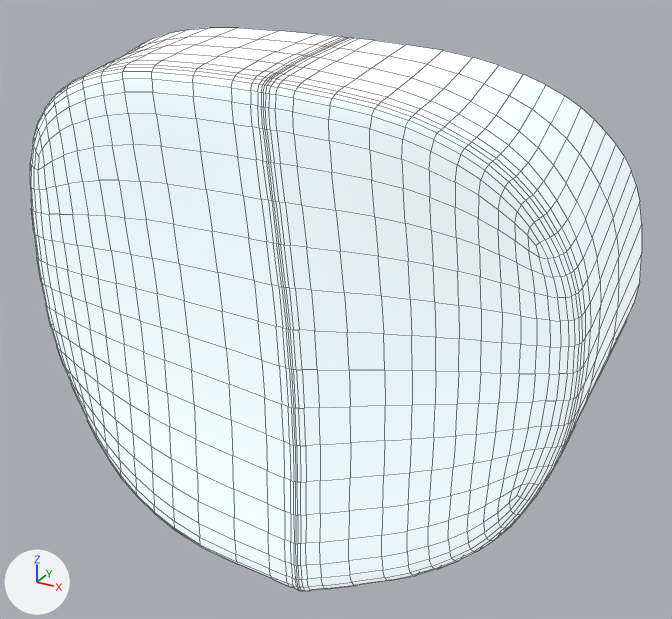
What one commit did to the FBX model interface/resources/meshes/controller/touch/touch_l_trigger.fbx.
Camera for both pictures: a camera (50 mm lens) standing at (0.0222, -0.0563, -0.0022) and looking at (0.0016, -0.0189, -0.0209). The lights are fixed; the arrows at lower left show +X, +Y and +Z. Mesh edges are drawn as thin lines.

The scene before the commit, as lines of its bpy script (objects in view):
```python
mat_highlight = bpy.data.materials.new('highlight')
mat_highlight.use_nodes = True; mat_highlight.node_tree.nodes.clear()
_N = mat_highlight.node_tree.nodes; _L = mat_highlight.node_tree.links
n0 = _N.new('ShaderNodeBsdfPrincipled'); n0.name = 'Principled BSDF'
n0.inputs[2].default_value = 0.69  # 'Roughness'
n1 = _N.new('ShaderNodeOutputMaterial'); n1.name = 'Material Output'
n2 = _N.new('ShaderNodeTexImage'); n2.name = 'Image Texture'
n2.image = img_l_controller_highlight_dif_jpg
n3 = _N.new('ShaderNodeTexImage'); n3.name = 'Image Texture.001'
n3.image = img_l_controller_highlight_dif_jpg
_L.new(n2.outputs[0], n0.inputs[0])  # 'Color' to 'Base Color'
_L.new(n3.outputs[0], n0.inputs[28])  # 'Color' to 'Emission Strength'
_L.new(n0.outputs[0], n1.inputs[0])  # 'BSDF' to 'Surface'
me_untitled_012 = bpy.data.meshes.new('Untitled.012')
me_untitled_012.from_pydata(...)  # 1141 vertices, 1104 faces; spans x -0.0129..0.0146, y -0.028..-0.0096, z -0.0325..-0.0073
me_untitled_012.materials.append(mat_highlight)
ob_main_trigger_ply_005 = bpy.data.objects.new('main_trigger_PLY.005', me_untitled_012)
ob_main_trigger_ply_005.location = (0.0, 0.0, 0.0)
```
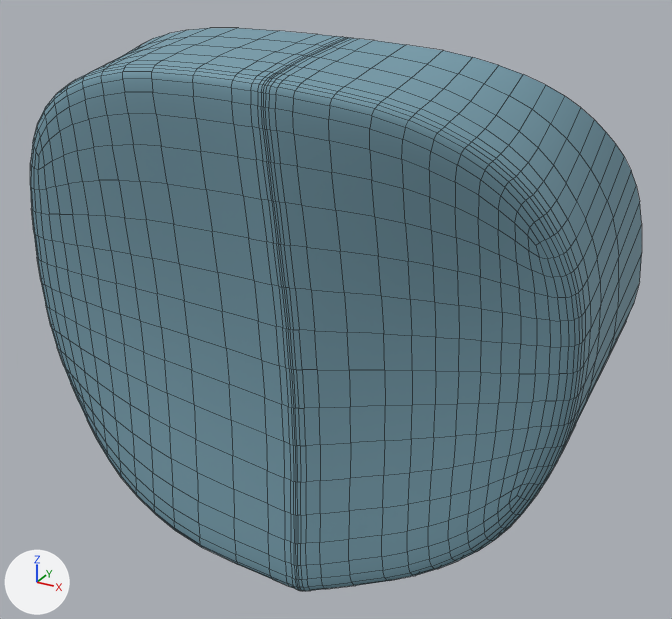
Boxes (x1, y1, x2, y2) around the edits, measured in the pictures (672 x 619 px):
'main_trigger_PLY.005', surface changed (white to cyan): (30, 28, 642, 591) in both

The change, as a list of edits to the scene's bpy script:
```text
Change img_l_controller_highlight_dif_jpg:
    img_l_controller_highlight_dif_jpg: load_image('L_controller-highlight_DIF.jpg', '_unpacked/L_controller-highlight_DIF.jpg', 768, 768, 'Non-Color') -> load_image('L_controller-highlight_DIF.jpg', '_unpacked/L_controller-highlight_DIF.jpg', 768, 768, 'sRGB')
Change mat_highlight:
    remove n3 = _N.new('ShaderNodeTexImage'); n3.name = 'Image Texture.001'
    remove n3.image = img_l_controller_highlight_dif_jpg
    where n0 = _N.new('ShaderNodeBsdfPrincipled'); n0.name = 'Principled BSDF'
    remove _L.new(n3.outputs[0], n0.inputs[28])  # 'Color' to 'Emission Strength'
```
